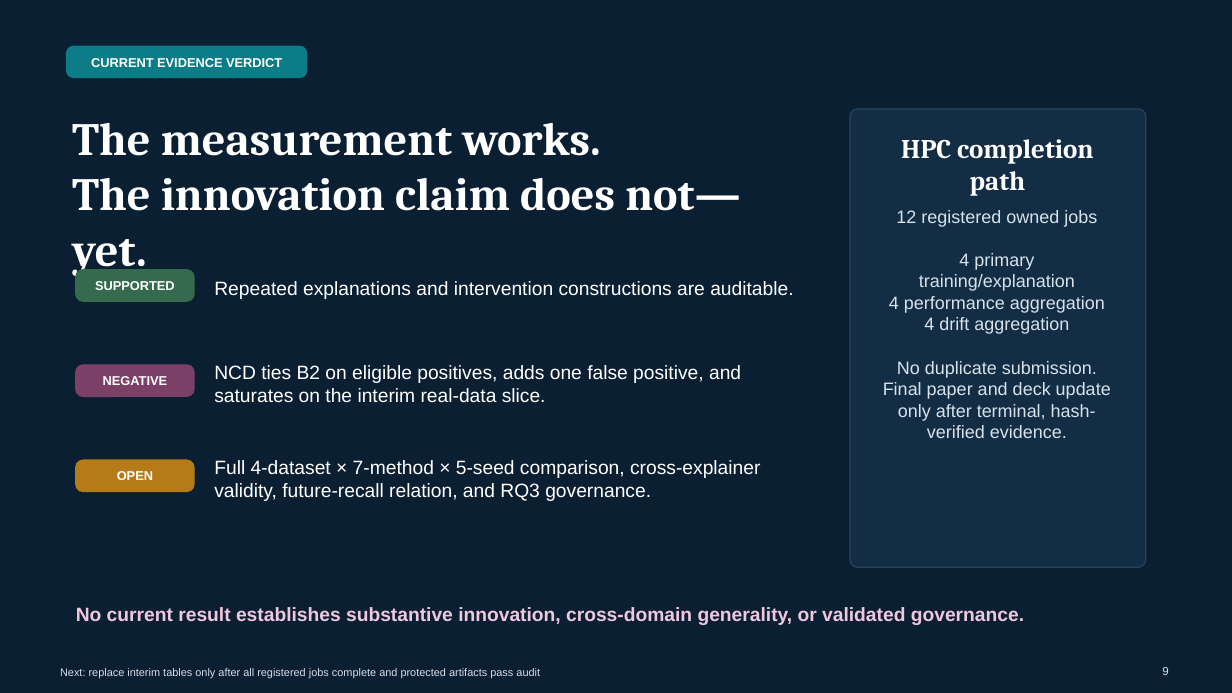
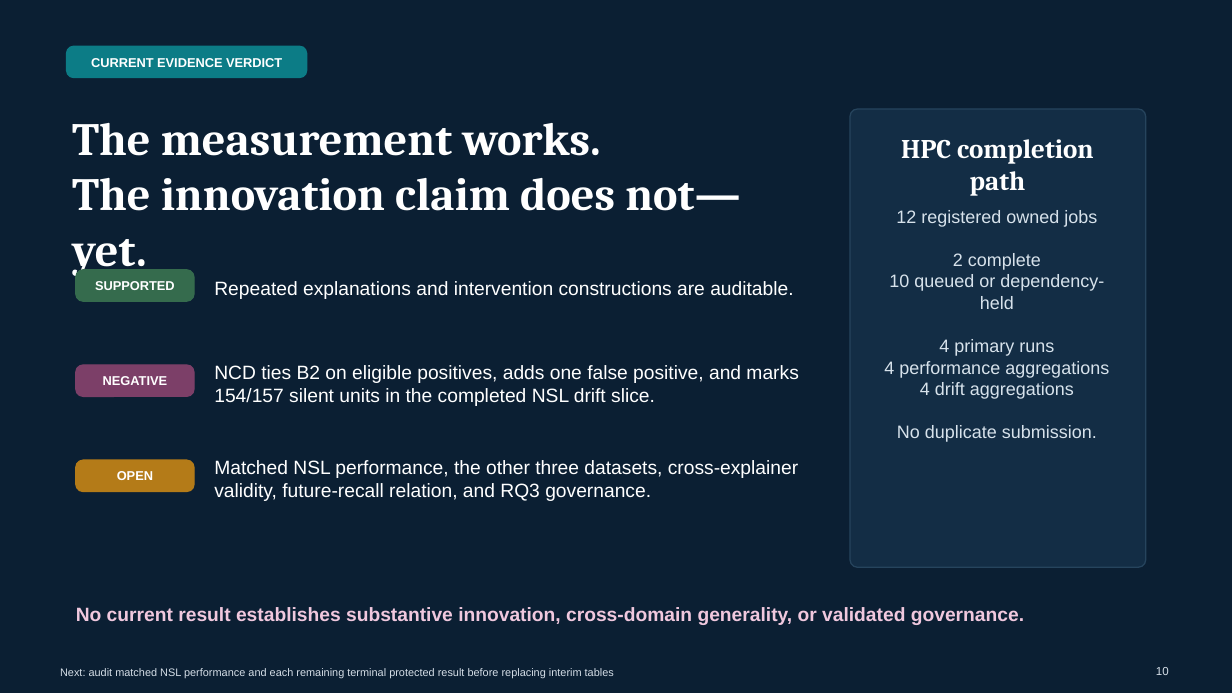
Before and after one commit to 1838904818/Class-IL, a slide deck: slide 10 of presentations/2026-10-10/NCD_Evidence_Update_2026-10-10.pptx (slide 9 before the commit). Drawn at 1232x693 pixels with LibreOffice and Linux fonts; fonts in the diff are those of the drawing. Boxes give left, top, right and bottom in pixels: in the first picture for what was removed or moved away, otherwise in the second. Text is boxed around its words. In the diff, an @@ line names an element or a change of style, - is before the commit and + after.

Commit message:
Update deck with completed NSL drift evidence

```diff
--- a/presentations/2026-10-10/NCD_Evidence_Update_2026-10-10.pptx
+++ b/presentations/2026-10-10/NCD_Evidence_Update_2026-10-10.pptx
@@ text at [884,253,1109,399]: text changed @@
-4 primary training/explanation
-4 performance aggregation
-4 drift aggregation
+2 complete
+10 queued or dependency-held
+4 primary runs
+4 performance aggregations
+4 drift aggregations
@@ text at [214,365,798,406]: text changed @@
-NCD ties B2 on eligible positives, adds one false positive, and saturates on the interim real-data slice.
+NCD ties B2 on eligible positives, adds one false positive, and marks 154/157 silent units in the completed NSL drift slice.
@@ text at [883,382,1111,438]: paragraph removed @@
-Final paper and deck update only after terminal, hash-verified evidence.
@@ text at [214,460,798,501]: text changed @@
-Full 4-dataset × 7-method × 5-seed comparison, cross-explainer validity, future-recall relation, and RQ3 governance.
+Matched NSL performance, the other three datasets, cross-explainer validity, future-recall relation, and RQ3 governance.
@@ text at [60,668,614,678]: text changed @@
-Next: replace interim tables only after all registered jobs complete and protected artifacts pass audit
+Next: audit matched NSL performance and each remaining terminal protected result before replacing interim tables
@@ text at [1156,667,1169,675]: text changed @@
-9
+10
```
Also in this commit, not shown: 1 slide added, 1 other file.
